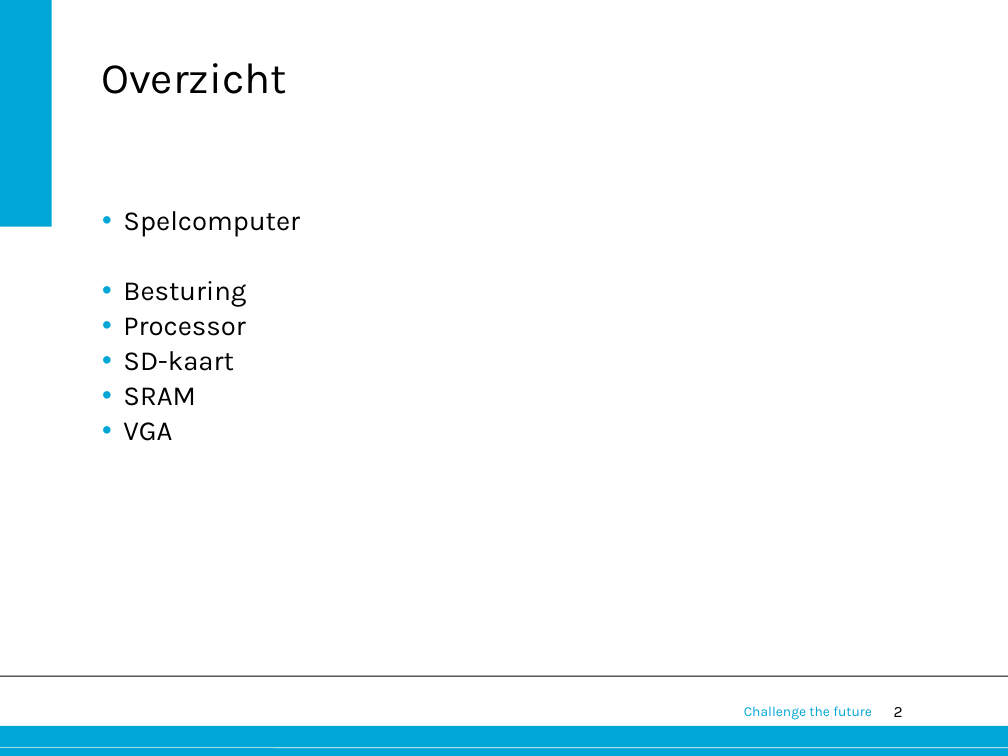
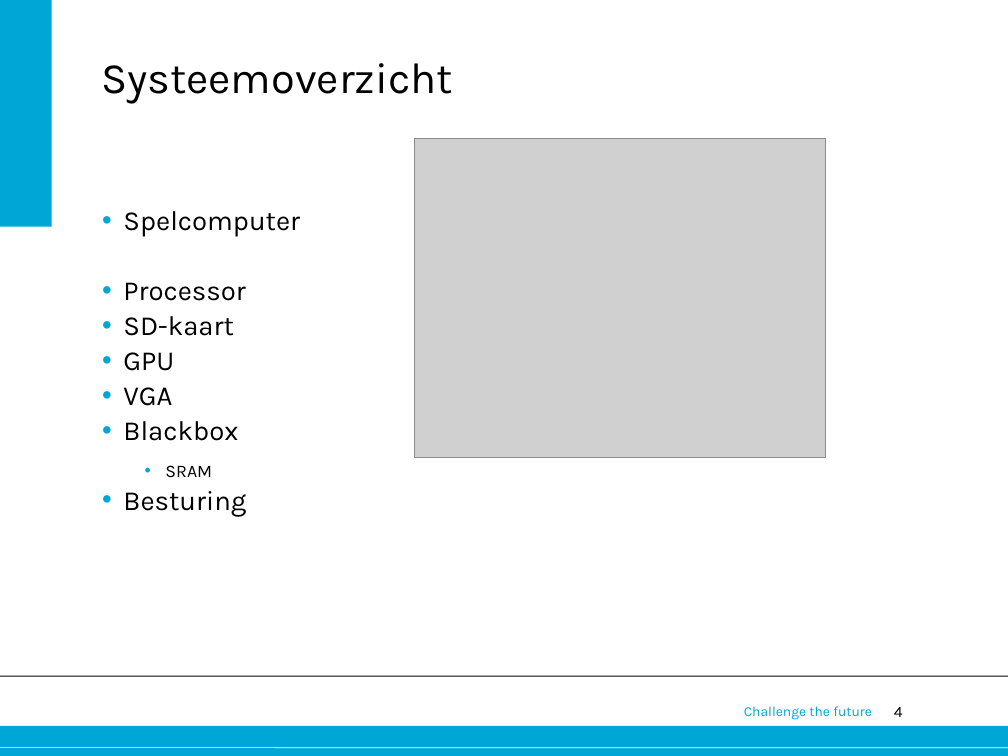
Before and after one commit to 0v3rf10w/epo3a5, a slide deck: slide 4 of procesverslagen/Presentatie/A5.pptx (slide 2 before the commit). Drawn at 1008x756 pixels with LibreOffice and Linux fonts; fonts in the diff are those of the drawing; grey boxes stand for pictures; background and template pictures are left out. Boxes give left, top, right and bottom in pixels: in the first picture for what was removed or moved away, otherwise in the second. Text is boxed around its words. In the diff, an @@ line names an element or a change of style, - is before the commit and + after.

```diff
--- a/procesverslagen/Presentatie/A5.pptx
+++ b/procesverslagen/Presentatie/A5.pptx
@@ title at (101, 63, 453, 104): text changed @@
-Overzicht
+Systeemoverzicht
@@ picture added at (415, 138, 825, 457) @@
@@ text at (123, 281, 246, 307): paragraph removed @@
-• Besturing
@@ text at (123, 352, 238, 441): paragraphs added @@
+• GPU
+• VGA
+• Blackbox
@@ text at (165, 465, 212, 478): size 28 to 18 pt in "SRAM"; list level 1 to 2 in "SRAM" @@
@@ text at (123, 491, 246, 517): text changed @@
-• VGA
+• Besturing
@@ page number at (894, 707, 903, 717): text changed @@
-2
+4
```
Also in this commit, not shown: 3 slides added.
